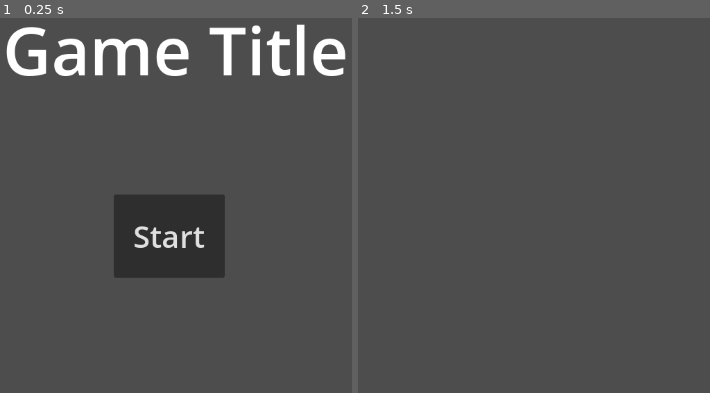
Above: before the commit, frames 1-2 (left to right).
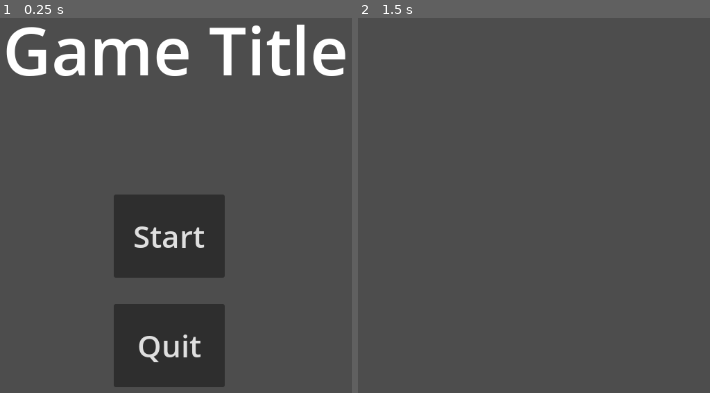
Above: after the commit, the same moments.

Repository: Damaciaking/Godot_game
Game: Godot game, scene res://main_menu.tscn
Two runs of this game, one before a commit and one after it. Both use one fixed random seed, a clock stepped at 60 frames per second and the inputs below. The project has no main scene, so this scene is started directly.
Inputs:
- Up to frame 1 (0.25 s): no input
- Up to frame 2 (1.5 s): click "Start" at 0.5 s; tap Enter at 1.25 s

The runs differ from the first frame. In frame 1, 6.9% of the frame differs, in the area x 32-64%, y 76-99%; in frame 2, nothing differs.

Commit message:
Add files via upload

Diff:
--- /dev/null
+++ b/Final/Level1_enemy.tscn
@@ -0,0 +1,20 @@
+[gd_scene load_steps=3 format=3 uid="uid://dcn6yfodkrns5"]
+
+[ext_resource type="Texture2D" uid="uid://bc13sq35ij5ea" path="res://icon.svg" id="1_d4kd1"]
+
+[sub_resource type="SpriteFrames" id="SpriteFrames_erlmc"]
+animations = [{
+"frames": [{
+"duration": 1.0,
+"texture": ExtResource("1_d4kd1")
+}],
+"loop": true,
+"name": &"default",
+"speed": 5.0
+}]
+
+[node name="Enemy" type="CharacterBody2D"]
+
+[node name="AnimatedSprite2D" type="AnimatedSprite2D" parent="."]
+modulate = Color(1, 0, 0.00784314, 1)
+sprite_frames = SubResource("SpriteFrames_erlmc")
--- /dev/null
+++ b/Final/battle_ui.tscn
@@ -0,0 +1,36 @@
+[gd_scene format=3 uid="uid://bbnxyd8ihmuc"]
+
+[node name="Battle_UI" type="Control"]
+layout_mode = 3
+anchors_preset = 15
+anchor_right = 1.0
+anchor_bottom = 1.0
+grow_horizontal = 2
+grow_vertical = 2
+
+[node name="Attack1_button" type="Button" parent="."]
+layout_mode = 0
+offset_left = 52.0
+offset_top = 537.0
+offset_right = 172.0
+offset_bottom = 597.0
+text = "Attack 1
+"
+
+[node name="Attack2_button" type="Button" parent="."]
+layout_mode = 0
+offset_left = 220.0
+offset_top = 535.0
+offset_right = 340.0
+offset_bottom = 595.0
+text = "Attack 2
+"
+
+[node name="Items_Button" type="Button" parent="."]
+layout_mode = 0
+offset_left = 401.0
+offset_top = 532.0
+offset_right = 521.0
+offset_bottom = 592.0
+text = "Items
+"
--- /dev/null
+++ b/Final/level_1.tscn
@@ -0,0 +1,3 @@
+[gd_scene format=3 uid="uid://cgamoamihoiyk"]
+
+[node name="Level1" type="Node2D"]
--- /dev/null
+++ b/Final/main.gd
@@ -0,0 +1 @@
+extends Node
--- /dev/null
+++ b/Final/main.tscn
@@ -0,0 +1,9 @@
+[gd_scene load_steps=3 format=3 uid="uid://ckmdrq5xq8obh"]
+
+[ext_resource type="Script" path="res://main.gd" id="1_lc3q7"]
+[ext_resource type="PackedScene" uid="uid://er3q3k511rr8" path="res://main_menu.tscn" id="1_sg6y2"]
+
+[node name="Main" type="Node"]
+script = ExtResource("1_lc3q7")
+
+[node name="Main Menu" parent="." instance=ExtResource("1_sg6y2")]
--- a/Final/main_menu.gd
+++ b/Final/main_menu.gd
@@ -1,20 +1,8 @@
 extends CanvasLayer
 
-signal start_game
+func _on_start_button_pressed():
+	get_tree().change_scene_to_file("res://level_1.tscn")
 
-# Called when the node enters the scene tree for the first time.
-func _ready():
-	pass # Replace with function body.
 
-# Called every frame. 'delta' is the elapsed time since the previous frame.
-func _process(delta):
-	pass
-
-func hide_main_menu():
-	$StartButton.hide()
-	$MenuBackground.hide()
-	$Title.hide()
-
-func _on_start_button_pressed():
-	hide_main_menu()
-	start_game.emit()
+func _on_quit_button_pressed():
+	get_tree().quit()
--- a/Final/main_menu.tscn
+++ b/Final/main_menu.tscn
@@ -40,4 +40,14 @@
 text = "Start
 "
 
+[node name="QuitButton" type="Button" parent="."]
+offset_left = 487.0
+offset_top = 433.0
+offset_right = 647.0
+offset_bottom = 553.0
+theme_override_font_sizes/font_size = 44
+text = "Quit
+"
+
 [connection signal="pressed" from="StartButton" to="." method="_on_start_button_pressed"]
+[connection signal="pressed" from="QuitButton" to="." method="_on_quit_button_pressed"]
--- /dev/null
+++ b/Final/player.tscn
@@ -0,0 +1,19 @@
+[gd_scene load_steps=3 format=3 uid="uid://feyg32p4t78b"]
+
+[ext_resource type="Texture2D" uid="uid://bc13sq35ij5ea" path="res://icon.svg" id="1_d2d2o"]
+
+[sub_resource type="SpriteFrames" id="SpriteFrames_0onk7"]
+animations = [{
+"frames": [{
+"duration": 1.0,
+"texture": ExtResource("1_d2d2o")
+}],
+"loop": true,
+"name": &"default",
+"speed": 5.0
+}]
+
+[node name="Player" type="CharacterBody2D"]
+
+[node name="AnimatedSprite2D" type="AnimatedSprite2D" parent="."]
+sprite_frames = SubResource("SpriteFrames_0onk7")
--- a/Final/project.godot
+++ b/Final/project.godot
@@ -13,3 +13,7 @@
 config/name="FinalProject"
 config/features=PackedStringArray("4.1", "Forward Plus")
 config/icon="res://icon.svg"
+
+[editor_plugins]
+
+enabled=PackedStringArray()
